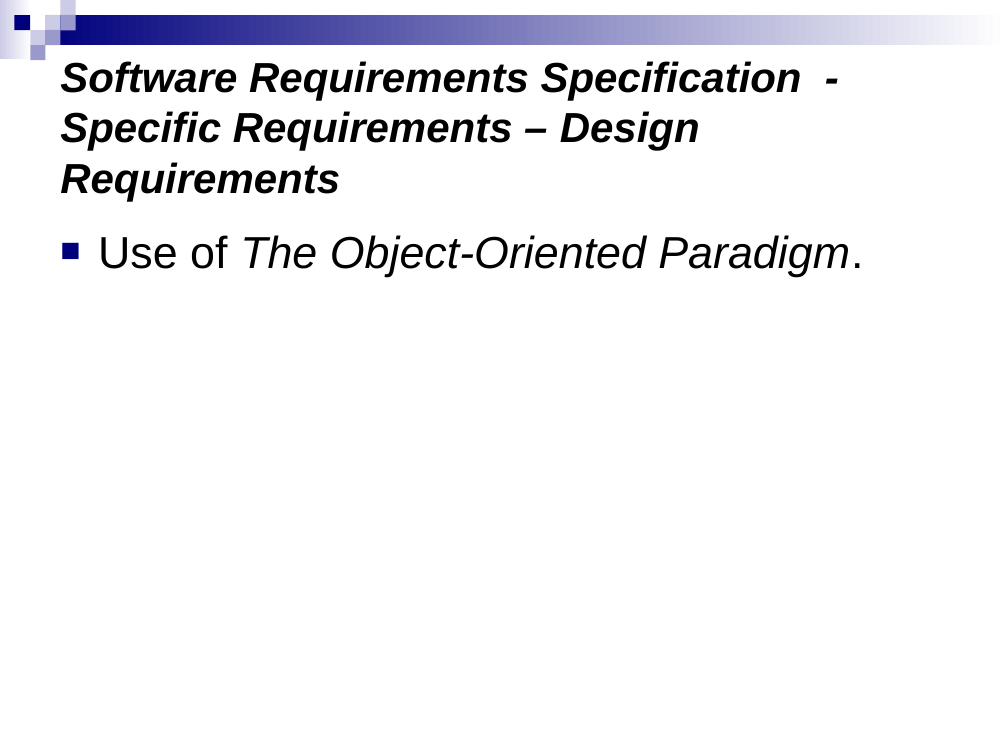
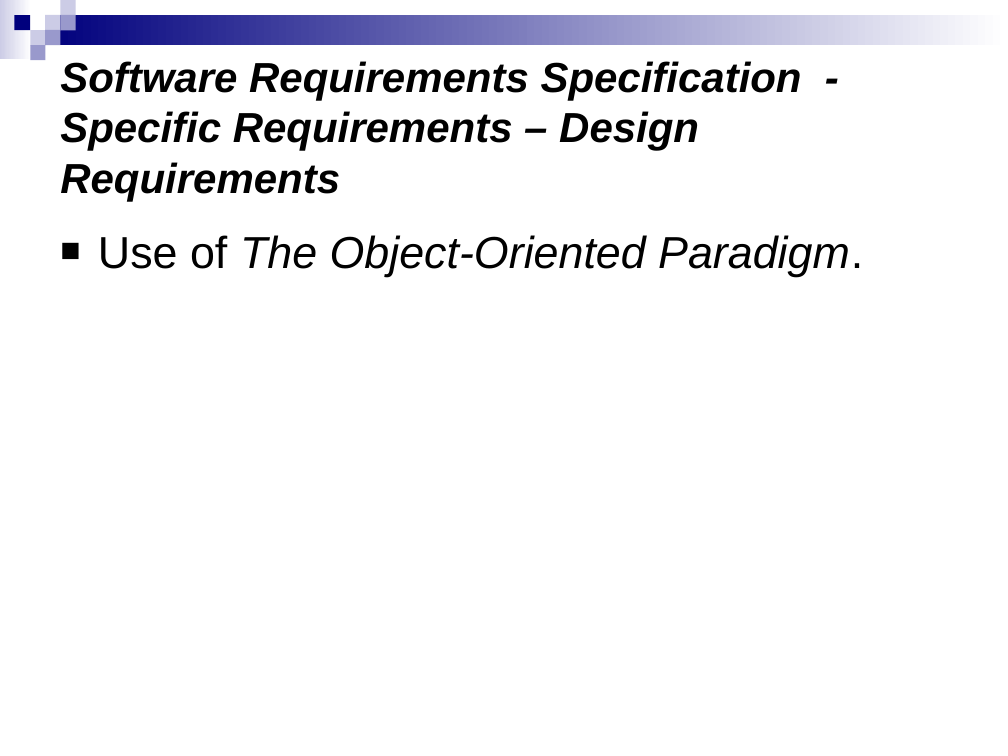
Before and after one commit to salcedonia/egorilla-software-engineering-2008-2009, a slide deck: slide 43 of doc/PresentacionIS.ppt (slide 39 before the commit). Drawn at 1008x756 pixels with LibreOffice and Linux fonts; fonts in the diff are those of the drawing. Boxes give left, top, right and bottom in pixels: in the first picture for what was removed or moved away, otherwise in the second. Text is boxed around its words. In the diff, an @@ line names an element or a change of style, - is before the commit and + after.

```diff
--- a/doc/PresentacionIS.ppt
+++ b/doc/PresentacionIS.ppt
@@ text "Use of The Object-Oriented Paradigm." at [98,235,863,277]: indent changed; bullet colour #00007D to #000000 @@
```
Also in this commit, not shown: 45 other slides changed, 4 slides added.
